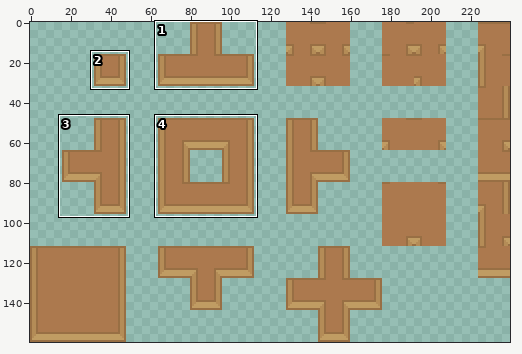
One commit to this pixel-art file: Assets/_Project/Art/Aseprite/World Assets/ASE Wood Wall Tiles.aseprite. Above: a wide view before the commit, with the close-up outlined.
Close-up. Earlier state:
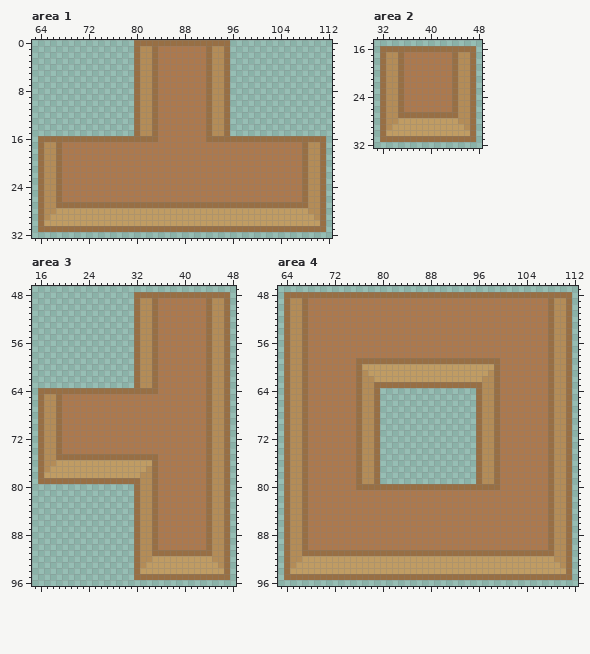
240x160 pixels, 1 frame. Shown: area 1: x 63..112, y 0..32; area 2: x 31..48, y 15..32; area 3: x 15..48, y 47..96; area 4: x 63..112, y 47..96. The commit also changed other parts of the picture, which this record leaves out.
And afterwards:
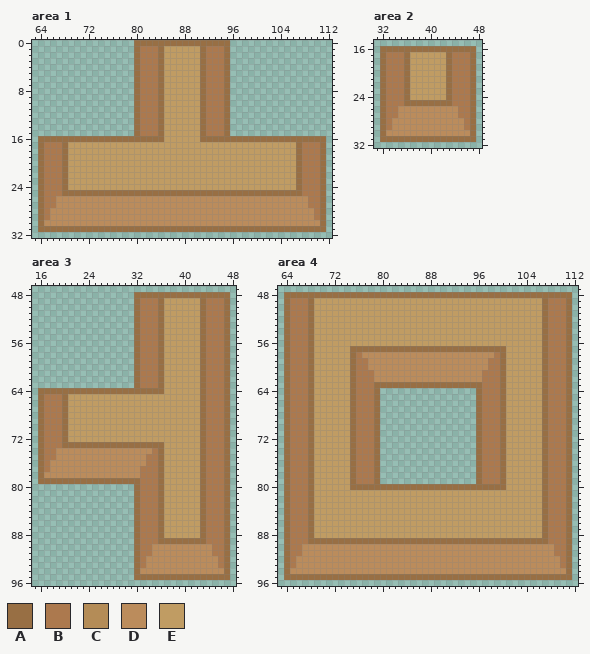
Palette (. is transparent): A #986f44  B #ac794e  C #b48c57  D #bb8c5c  E #c09c63
The exact change:
Changed rows in their new state; - is an unchanged pixel.
Area 1:
first column x 65:
 1 ----------------BBBAEEEEEEABBB----------------
 2 ----------------BBBAEEEEEEABBB----------------
 3 ----------------BBBAEEEEEEABBB----------------
 4 ----------------BBBAEEEEEEABBB----------------
 5 ----------------BBBAEEEEEEABBB----------------
 6 ----------------BBBAEEEEEEABBB----------------
 7 ----------------BBBAEEEEEEABBB----------------
 8 ----------------BBBAEEEEEEABBB----------------
 9 ----------------BBBAEEEEEEABBB----------------
10 ----------------BBBAEEEEEEABBB----------------
11 ----------------BBBAEEEEEEABBB----------------
12 ----------------BBBAEEEEEEABBB----------------
13 ----------------BBBAEEEEEEABBB----------------
14 ----------------BBBAEEEEEEABBB----------------
15 ----------------BBBAEEEEEEABBB----------------
16 -------------------AEEEEEEA-------------------
17 BBBAEEEEEEEEEEEEEEEEEEEEEEEEEEEEEEEEEEEEEEABBB
18 BBBAEEEEEEEEEEEEEEEEEEEEEEEEEEEEEEEEEEEEEEABBB
19 BBBAEEEEEEEEEEEEEEEEEEEEEEEEEEEEEEEEEEEEEEABBB
20 BBBAEEEEEEEEEEEEEEEEEEEEEEEEEEEEEEEEEEEEEEABBB
21 BBBAEEEEEEEEEEEEEEEEEEEEEEEEEEEEEEEEEEEEEEABBB
22 BBBAEEEEEEEEEEEEEEEEEEEEEEEEEEEEEEEEEEEEEEABBB
23 BBBAEEEEEEEEEEEEEEEEEEEEEEEEEEEEEEEEEEEEEEABBB
24 BBBAEEEEEEEEEEEEEEEEEEEEEEEEEEEEEEEEEEEEEEABBB
25 BBBAAAAAAAAAAAAAAAAAAAAAAAAAAAAAAAAAAAAAAAABBB
26 BBDDDDDDDDDDDDDDDDDDDDDDDDDDDDDDDDDDDDDDDDDDBB
27 BBDDDDDDDDDDDDDDDDDDDDDDDDDDDDDDDDDDDDDDDDDDBB
28 BDDDDDDDDDDDDDDDDDDDDDDDDDDDDDDDDDDDDDDDDDDDDB
29 BDDDDDDDDDDDDDDDDDDDDDDDDDDDDDDDDDDDDDDDDDDDDB
30 DDDDDDDDDDDDDDDDDDDDDDDDDDDDDDDDDDDDDDDDDDDDDD
Area 2:
first column x 33:
17 BBBAEEEEEEABBB
18 BBBAEEEEEEABBB
19 BBBAEEEEEEABBB
20 BBBAEEEEEEABBB
21 BBBAEEEEEEABBB
22 BBBAEEEEEEABBB
23 BBBAEEEEEEABBB
24 BBBAEEEEEEABBB
25 BBBAAAAAAAABBB
26 BBDDDDDDDDDDBB
27 BBDDDDDDDDDDBB
28 BDDDDDDDDDDDDB
29 BDDDDDDDDDDDDB
30 DDDDDDDDDDDDDD
Area 3:
first column x 17:
49 ----------------BBBAEEEEEEABBB
50 ----------------BBBAEEEEEEABBB
51 ----------------BBBAEEEEEEABBB
52 ----------------BBBAEEEEEEABBB
53 ----------------BBBAEEEEEEABBB
54 ----------------BBBAEEEEEEABBB
55 ----------------BBBAEEEEEEABBB
56 ----------------BBBAEEEEEEABBB
57 ----------------BBBAEEEEEEABBB
58 ----------------BBBAEEEEEEABBB
59 ----------------BBBAEEEEEEABBB
60 ----------------BBBAEEEEEEABBB
61 ----------------BBBAEEEEEEABBB
62 ----------------BBBAEEEEEEABBB
63 ----------------BBBAEEEEEEABBB
64 -------------------AEEEEEEABBB
65 BBBAEEEEEEEEEEEEEEEEEEEEEEABBB
66 BBBAEEEEEEEEEEEEEEEEEEEEEEABBB
67 BBBAEEEEEEEEEEEEEEEEEEEEEEABBB
68 BBBAEEEEEEEEEEEEEEEEEEEEEEABBB
69 BBBAEEEEEEEEEEEEEEEEEEEEEEABBB
70 BBBAEEEEEEEEEEEEEEEEEEEEEEABBB
71 BBBAEEEEEEEEEEEEEEEEEEEEEEABBB
72 BBBAEEEEEEEEEEEEEEEEEEEEEEABBB
73 BBBAAAAAAAAAAAAAAAAAEEEEEEABBB
74 BBDDDDDDDDDDDDDDDD-AEEEEEEABBB
75 BBDDDDDDDDDDDDDDDBBAEEEEEEABBB
76 BDDDDDDDDDDDDDDDDBBAEEEEEEABBB
77 BDDDDDDDDDDDDDDDBBBAEEEEEEABBB
78 DDDDDDDDDDDDDDDDBBBAEEEEEEABBB
79 ----------------BBBAEEEEEEABBB
80 ----------------BBBAEEEEEEABBB
81 ----------------BBBAEEEEEEABBB
82 ----------------BBBAEEEEEEABBB
83 ----------------BBBAEEEEEEABBB
84 ----------------BBBAEEEEEEABBB
85 ----------------BBBAEEEEEEABBB
86 ----------------BBBAEEEEEEABBB
87 ----------------BBBAEEEEEEABBB
88 ----------------BBBAEEEEEEABBB
89 ----------------BBBAAAAAAAABBB
90 ----------------BBDDDDDDDDDDBB
91 ----------------BBDDDDDDDDDDBB
92 ----------------BDDDDDDDDDDDDB
93 ----------------BDDDDDDDDDDDDB
94 ----------------DDDDDDDDDDDDDD
Area 4:
first column x 65:
49 BBBAEEEEEEEEEEEEEEEEEEEEEEEEEEEEEEEEEEEEEEABBB
50 BBBAEEEEEEEEEEEEEEEEEEEEEEEEEEEEEEEEEEEEEEABBB
51 BBBAEEEEEEEEEEEEEEEEEEEEEEEEEEEEEEEEEEEEEEABBB
52 BBBAEEEEEEEEEEEEEEEEEEEEEEEEEEEEEEEEEEEEEEABBB
53 BBBAEEEEEEEEEEEEEEEEEEEEEEEEEEEEEEEEEEEEEEABBB
54 BBBAEEEEEEEEEEEEEEEEEEEEEEEEEEEEEEEEEEEEEEABBB
55 BBBAEEEEEEEEEEEEEEEEEEEEEEEEEEEEEEEEEEEEEEABBB
56 BBBAEEEEEEEEEEEEEEEEEEEEEEEEEEEEEEEEEEEEEEABBB
57 BBBAEEEEEEAAAAAAAAAAAAAAAAAAAAAAAAAAEEEEEEABBB
58 BBBAEEEEEEA-DDDDDDDDDDDDDDDDDDDDDD-AEEEEEEABBB
59 BBBAEEEEEEABBDDDDDDDDDDDDDDDDDDDDBBAEEEEEEABBB
60 BBBAEEEEEEABBDDDDDDDDDDDDDDDDDDDDBBAEEEEEEABBB
61 BBBAEEEEEEABBBDDDDDDDDDDDDDDDDDDBBBAEEEEEEABBB
62 BBBAEEEEEEABBBDDDDDDDDDDDDDDDDDDBBBAEEEEEEABBB
63 BBBAEEEEEEABBB------------------BBBAEEEEEEABBB
64 BBBAEEEEEEABBB------------------BBBAEEEEEEABBB
65 BBBAEEEEEEABBB------------------BBBAEEEEEEABBB
66 BBBAEEEEEEABBB------------------BBBAEEEEEEABBB
67 BBBAEEEEEEABBB------------------BBBAEEEEEEABBB
68 BBBAEEEEEEABBB------------------BBBAEEEEEEABBB
69 BBBAEEEEEEABBB------------------BBBAEEEEEEABBB
70 BBBAEEEEEEABBB------------------BBBAEEEEEEABBB
71 BBBAEEEEEEABBB------------------BBBAEEEEEEABBB
72 BBBAEEEEEEABBB------------------BBBAEEEEEEABBB
73 BBBAEEEEEEABBB------------------BBBAEEEEEEABBB
74 BBBAEEEEEEABBB------------------BBBAEEEEEEABBB
75 BBBAEEEEEEABBB------------------BBBAEEEEEEABBB
76 BBBAEEEEEEABBB------------------BBBAEEEEEEABBB
77 BBBAEEEEEEABBB------------------BBBAEEEEEEABBB
78 BBBAEEEEEEABBB------------------BBBAEEEEEEABBB
79 BBBAEEEEEEABBB------------------BBBAEEEEEEABBB
80 BBBAEEEEEEA------------------------AEEEEEEABBB
81 BBBAEEEEEEEEEEEEEEEEEEEEEEEEEEEEEEEEEEEEEEABBB
82 BBBAEEEEEEEEEEEEEEEEEEEEEEEEEEEEEEEEEEEEEEABBB
83 BBBAEEEEEEEEEEEEEEEEEEEEEEEEEEEEEEEEEEEEEEABBB
84 BBBAEEEEEEEEEEEEEEEEEEEEEEEEEEEEEEEEEEEEEEABBB
85 BBBAEEEEEEEEEEEEEEEEEEEEEEEEEEEEEEEEEEEEEEABBB
86 BBBAEEEEEEEEEEEEEEEEEEEEEEEEEEEEEEEEEEEEEEABBB
87 BBBAEEEEEEEEEEEEEEEEEEEEEEEEEEEEEEEEEEEEEEABBB
88 BBBAEEEEEEEEEEEEEEEEEEEEEEEEEEEEEEEEEEEEEEABBB
89 BBBAAAAAAAAAAAAAAAAAAAAAAAAAAAAAAAAAAAAAAAABBB
90 BBDDDDDDDDDDDDDDDDDDDDDDDDDDDDDDDDDDDDDDDDDDBB
91 BBDDDDDDDDDDDDDDDDDDDDDDDDDDDDDDDDDDDDDDDDDDBB
92 BDDDDDDDDDDDDDDDDDDDDDDDDDDDDDDDDDDDDDDDDDDDDB
93 BDDDDDDDDDDDDDDDDDDDDDDDDDDDDDDDDDDDDDDDDDDDDB
94 DDDDDDDDDDDDDDDDDDDDDDDDDDDDDDDDDDDDDDDDDDDDDD
